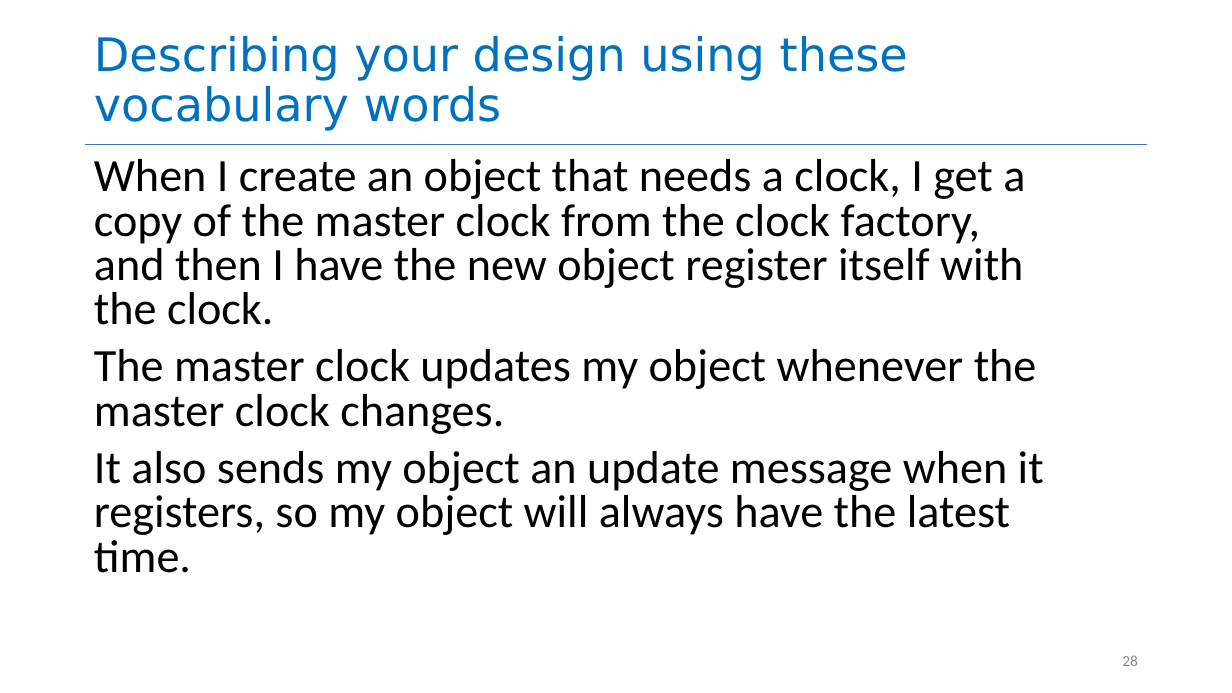
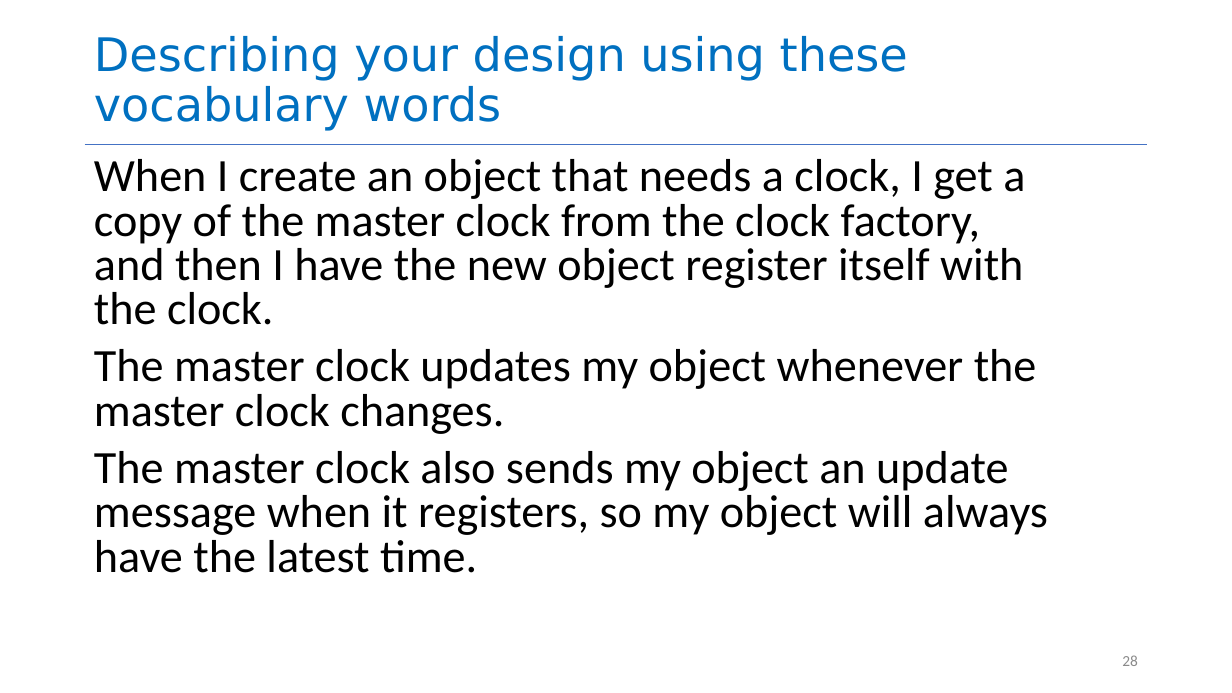
Before and after one commit to neu-se/CS4530-Spring-2022, a slide deck: slide 28 of Slides/Lesson 2.3 The Interaction Scale.pptx. Drawn at 1232x693 pixels with LibreOffice and Linux fonts; fonts in the diff are those of the drawing. Boxes give left, top, right and bottom in pixels: in the first picture for what was removed or moved away, otherwise in the second. Text is boxed around its words. In the diff, an @@ line names an element or a change of style, - is before the commit and + after.

```diff
--- a/Slides/Lesson 2.3 The Interaction Scale.pptx
+++ b/Slides/Lesson 2.3 The Interaction Scale.pptx
@@ text at (x1=94, y1=451, x2=1048, y2=573): text changed @@
-It also sends my object an update message when it registers, so my object will always have the latest time.
+The master clock also sends my object an update message when it registers, so my object will always have the latest time.
```
Also in this commit, not shown: 4 other slides changed.
